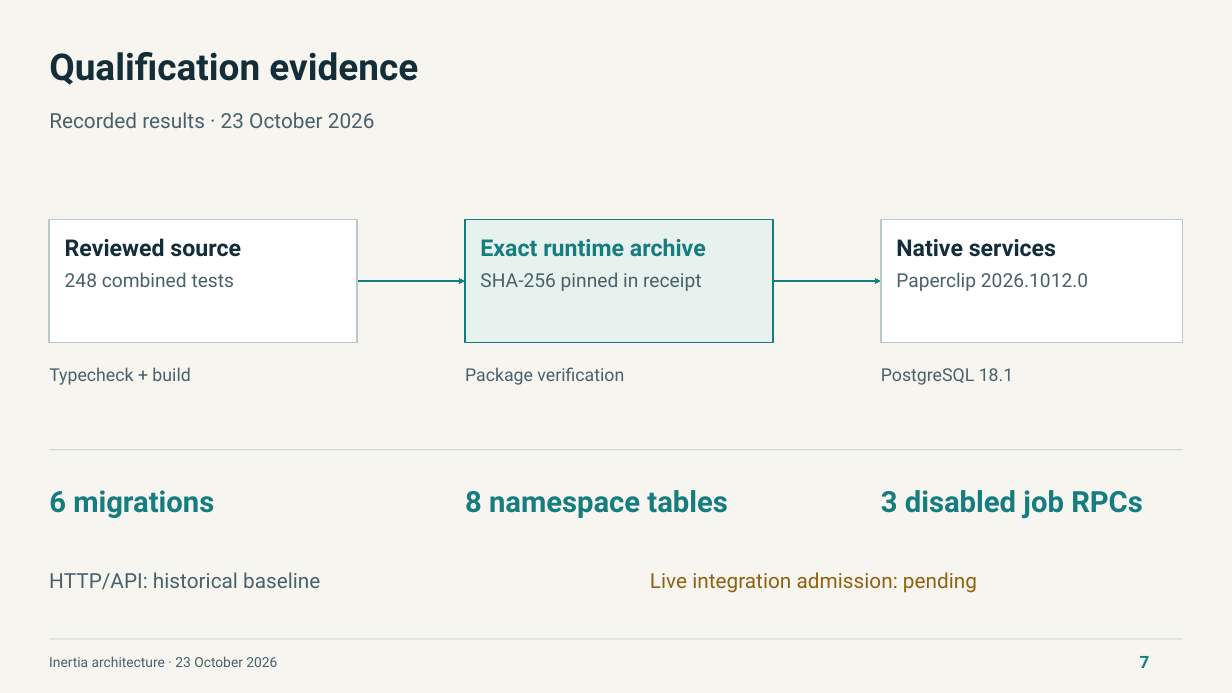
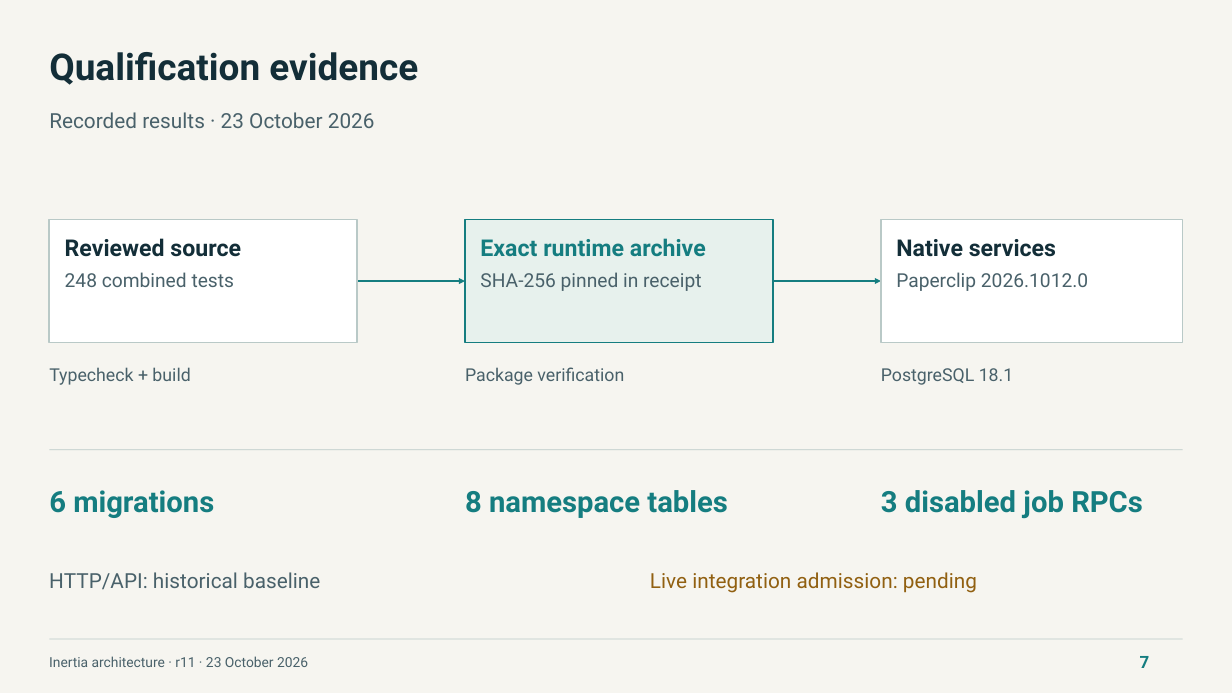
Before and after one commit to NetRxn/Inertia, a slide deck: slide 7 of Inertia-Architecture.pptx. Drawn at 1232x693 pixels with LibreOffice and Linux fonts; fonts in the diff are those of the drawing. Boxes give left, top, right and bottom in pixels: in the first picture for what was removed or moved away, otherwise in the second. Text is boxed around its words. In the diff, an @@ line names an element or a change of style, - is before the commit and + after.

Commit message:
docs: clarify native Paperclip grant workflow and human review architecture

```diff
--- a/Inertia-Architecture.pptx
+++ b/Inertia-Architecture.pptx
@@ text at [49,656,308,667]: text changed @@
-Inertia architecture · 23 October 2026
+Inertia architecture · r11 · 23 October 2026
```
Also in this commit, not shown: 6 other slides changed, 1 slide added, 1 slide removed, 14 other files.
